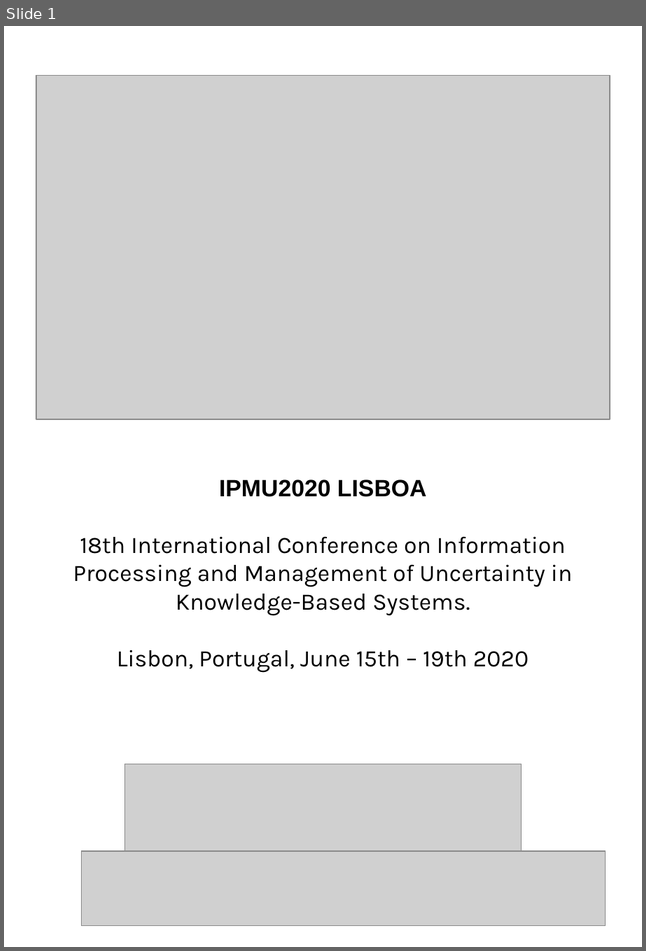
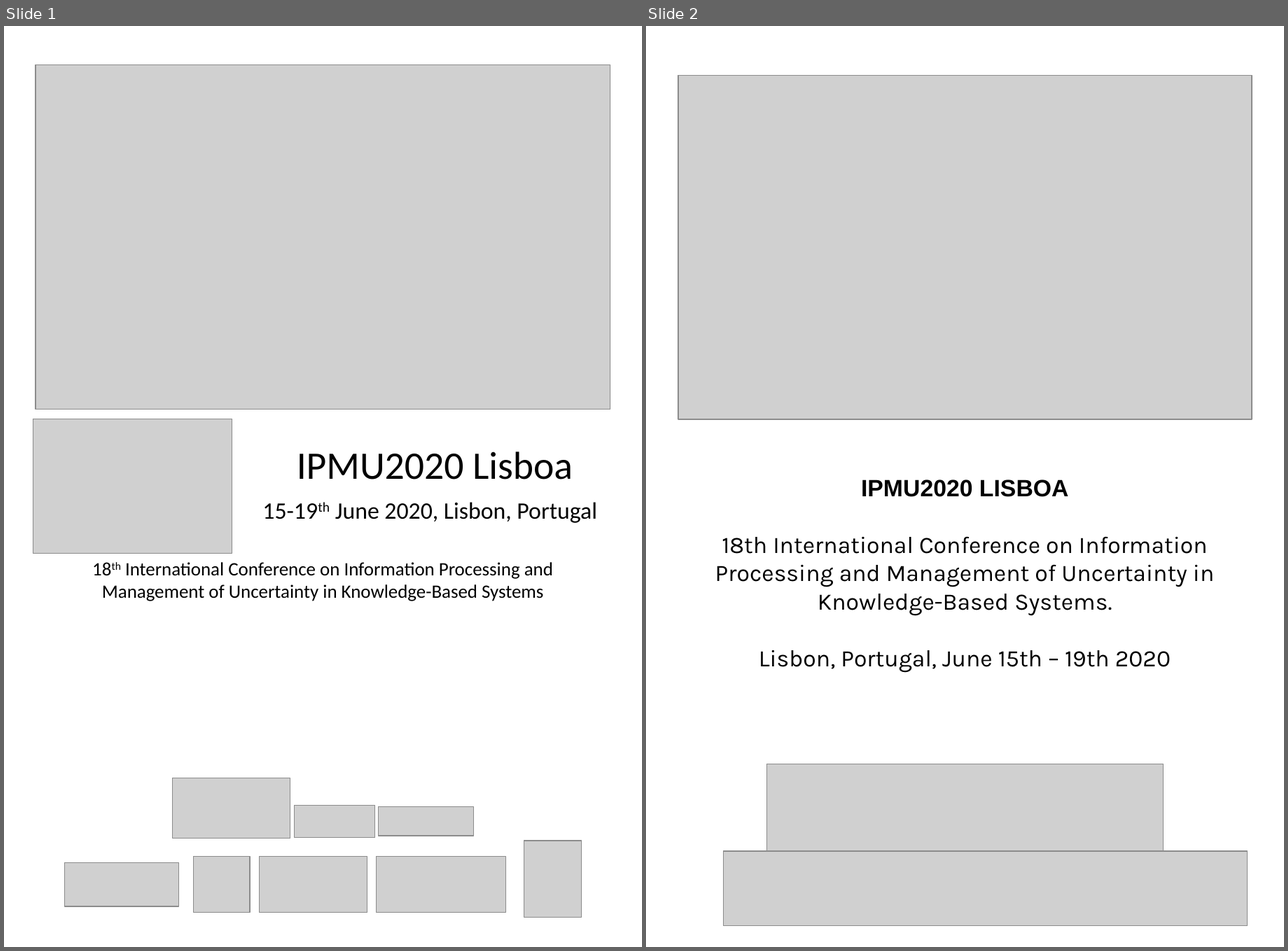
Before and after one commit to fmmb/IPMU2020-booklet, a slide deck: resources/images.pptx. Shown side by side, each under a label of ours: slide 1 before the commit, slides 1 and 2 after it. The pictures are 646x951 and 1288x951 pixels, drawn with LibreOffice and Linux fonts; fonts in the diff are those of the drawing; grey boxes stand for pictures. Boxes give left, top, right and bottom in pixels: in the first picture for what was removed or moved away, otherwise in the second. Text is boxed around its words. In the diff, an @@ line names an element or a change of style, - is before the commit and + after.

```diff
--- a/resources/images.pptx
+++ b/resources/images.pptx
@@ slide 1 added at <box>4,26,642,947</box>, background #FFFFFF @@
@@ picture added at <box>35,65,610,410</box> @@
@@ picture added at <box>33,419,231,553</box> @@
@@ text added at <box>297,452,572,480</box>, 33 pt, text #000000 @@
+IPMU2020 Lisboa
@@ text added at <box>262,502,597,523</box>, 20 pt, text #000000 @@
+15-19th June 2020, Lisbon, Portugal
@@ text added at <box>102,562,553,601</box>, 16 pt, text #000000 @@
+18th International Conference on Information Processing and Management of Uncertainty in Knowledge-Based Systems
@@ picture added at <box>173,778,290,838</box> @@
@@ picture added at <box>294,805,376,837</box> @@
@@ picture added at <box>378,807,473,837</box> @@
@@ group added at <box>64,841,581,917</box>: 5 pictures @@
@@ what was slide 1 is now slide 2 @@
```
Also in this commit, not shown: 13 other files.
